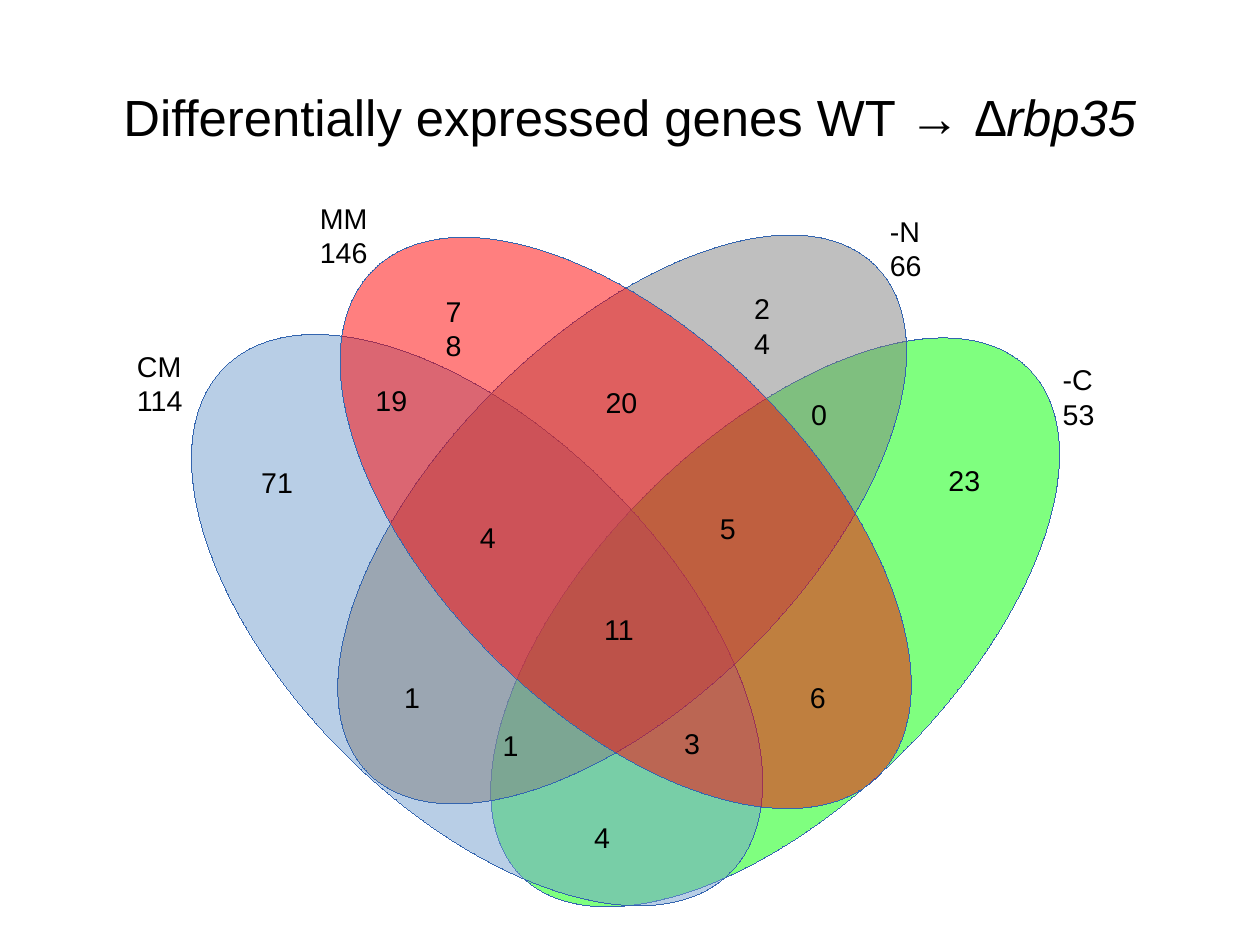
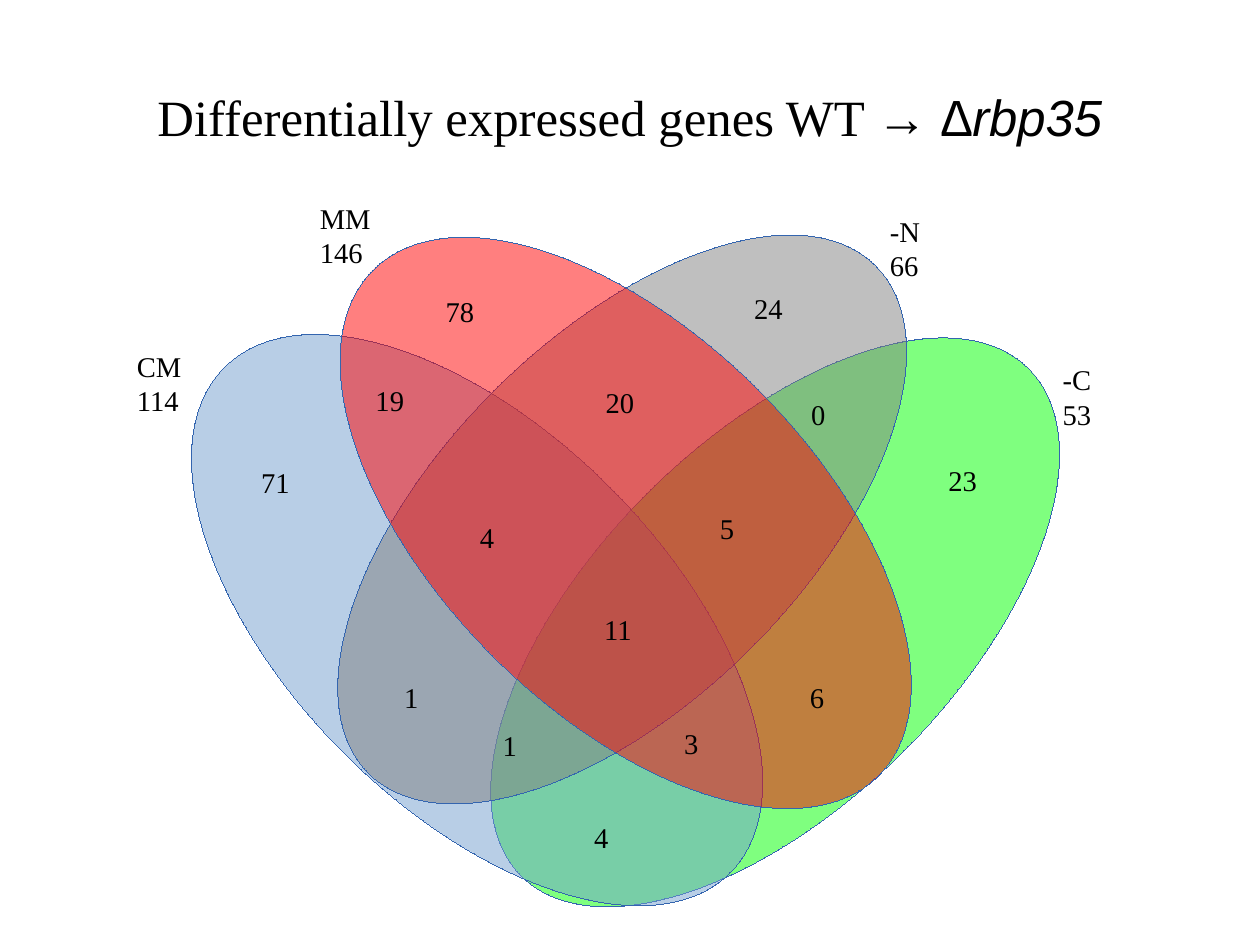
Before and after one commit to wilkinsonlab/m-oryzae-polya, a slide deck: slide 27 of doc/oryzae_presentation.odp (slide 28 before the commit). Drawn at 1260x945 pixels with LibreOffice and Linux fonts; fonts in the diff are those of the drawing. Boxes give left, top, right and bottom in pixels: in the first picture for what was removed or moved away, otherwise in the second. Text is boxed around its words. In the diff, an @@ line names an element or a change of style, - is before the commit and + after.

```diff
--- a/doc/oryzae_presentation.odp
+++ b/doc/oryzae_presentation.odp
@@ title "Differentially expressed genes WT → ..." at [157, 99, 1102, 147]: font Arial to Times New Roman in "Differentially expressed genes WT →" @@
@@ font Arial to Times New Roman in 17 elements at [375, 392, 404, 412], [404, 689, 418, 708], [606, 394, 635, 414], [810, 689, 824, 709], [811, 406, 825, 426], [604, 621, 631, 640], [503, 737, 517, 756], [684, 735, 698, 755], [720, 520, 734, 540], [261, 474, 290, 493], [948, 472, 977, 492], [320, 210, 371, 264], [1063, 371, 1092, 426], [890, 223, 920, 277], [137, 358, 181, 411], [446, 303, 475, 323], [754, 300, 783, 319] @@
```
Also in this commit, not shown: 53 other slides changed, 2 slides added, 10 slides removed, 4 other files.
